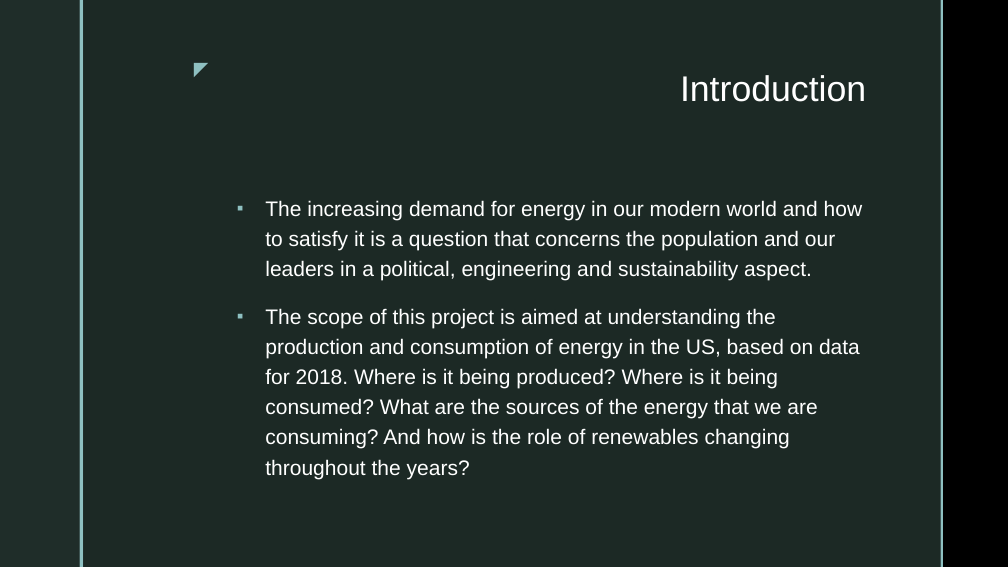
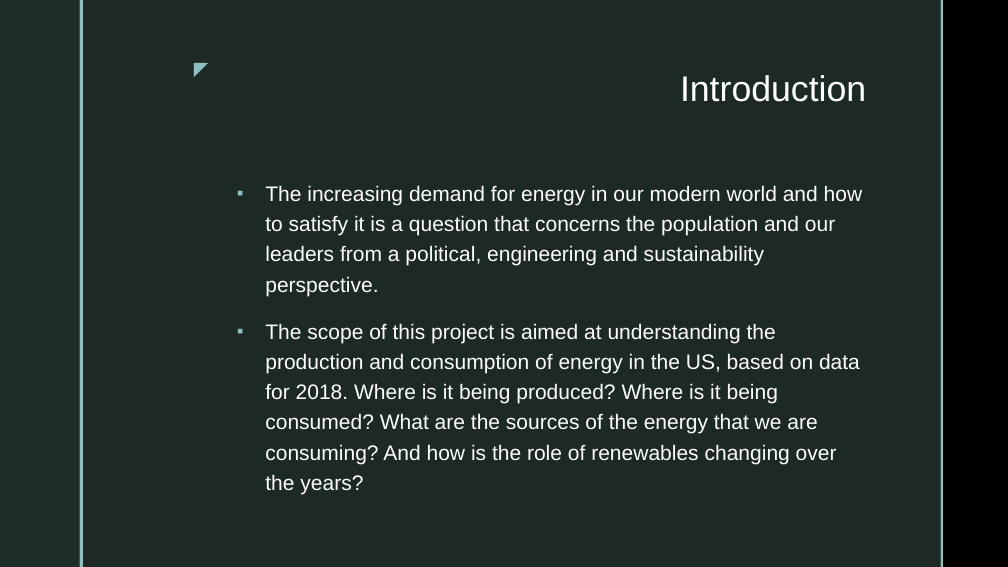
Before and after one commit to Kphad20/Project2-Group_4, a slide deck: slide 2 of Energy Analysis of the United States for 2018.pptx. Drawn at 1008x567 pixels with LibreOffice and Linux fonts; fonts in the diff are those of the drawing; background and template pictures are left out. Boxes give left, top, right and bottom in pixels: in the first picture for what was removed or moved away, otherwise in the second. Text is boxed around its words. In the diff, an @@ line names an element or a change of style, - is before the commit and + after.

```diff
--- a/Energy Analysis of the United States for 2018.pptx
+++ b/Energy Analysis of the United States for 2018.pptx
@@ text at (x1=265, y1=185, x2=863, y2=494): text changed @@
-▪ The increasing demand for energy in our modern world and how to satisfy it is a question that concerns the population and our leaders in a political, engineering and sustainability aspect.
-▪ The scope of this project is aimed at understanding the production and consumption of energy in the US, based on data for 2018. Where is it being produced? Where is it being consumed? What are the sources of the energy that we are consuming? And how is the role of renewables changing throughout the years?
+▪ The increasing demand for energy in our modern world and how to satisfy it is a question that concerns the population and our leaders from a political, engineering and sustainability perspective.
+▪ The scope of this project is aimed at understanding the production and consumption of energy in the US, based on data for 2018. Where is it being produced? Where is it being consumed? What are the sources of the energy that we are consuming? And how is the role of renewables changing over the years?
```
Also in this commit, not shown: 7 other slides changed, 1 slide added.
